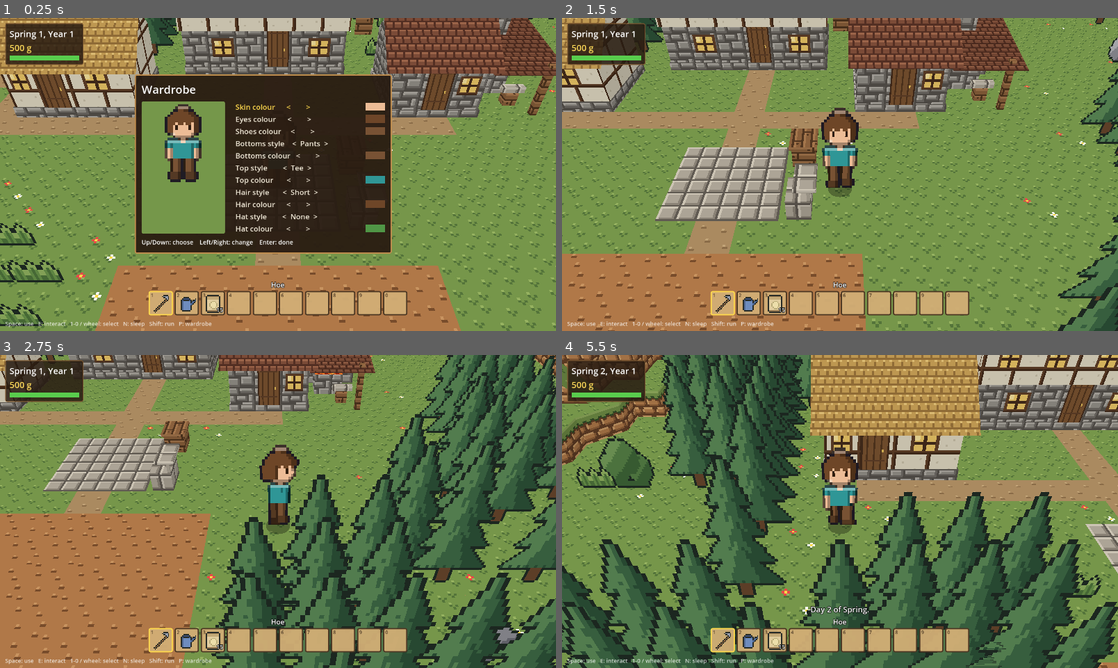
Above: before the commit, frames 1-4 (two rows, left to right).
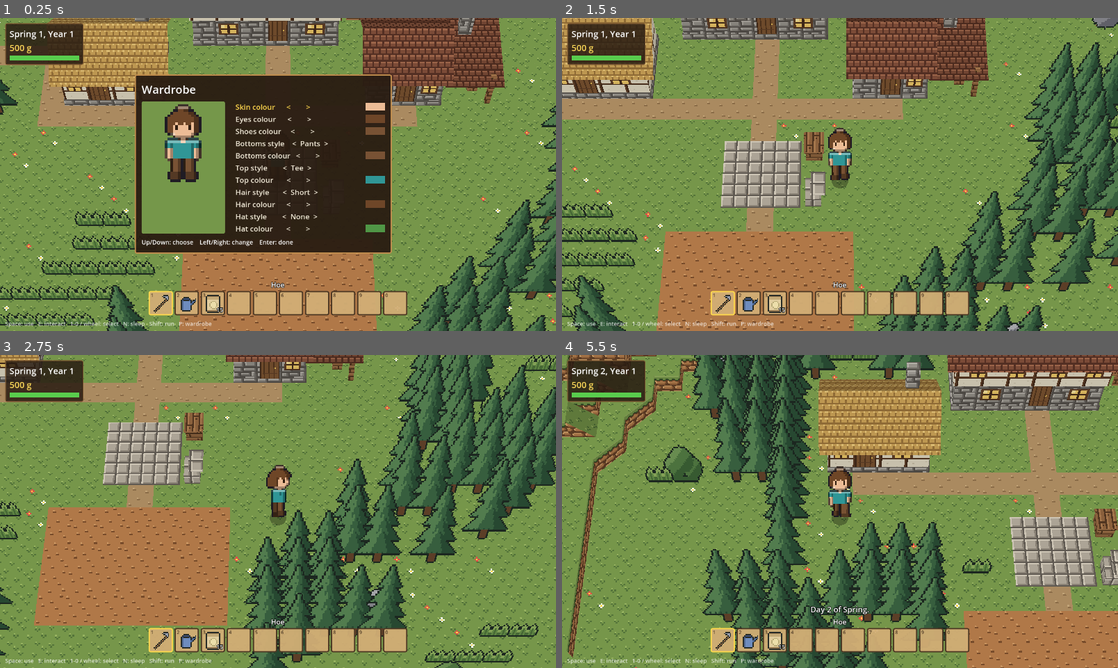
Above: after the commit, the same moments.

Repository: grimechristopher/procedural-game
Game: Godot game, scene res://scenes/main.tscn
Same seed, same stepped clock (60 frames per second), same inputs: the game is played once before the commit and once after it.
Inputs (mouse positions are in pixels of both pictures, inside the frame that each line leads up to):
- Up to frame 1 (0.25 s): no input
- Up to frame 2 (1.5 s): tap Enter (ui_accept) at 0.5, 0.77 s; move the mouse to (962, 158) at 0.52 s; hold D (move_right) 0.53-1.28 s; hold Mouse wheel down (hotbar_next) 0.53-1.28 s; click (962, 158) at 0.67 s; move the mouse to (728, 190) at 1.27 s; hold S (move_down) from 1.28 s (still down); tap Mouse wheel up (hotbar_prev) at 1.35 s
- Up to frame 3 (2.75 s): tap Enter (ui_accept) at 1.52 s; move the mouse to (333, 442) at 2.02 s; release S (move_down) at 2.03 s; hold D (move_right) from 2.03 s (still down); hold E (interact) from 2.03 s (still down)
- Up to frame 4 (5.5 s): move the mouse to (812, 574) at 2.77 s; release D (move_right) at 2.78 s; release E (interact) at 2.78 s; hold W (move_up) 2.78-3.53 s; tap R (regenerate) at 2.85 s; click (812, 574) at 2.92 s; tap Enter (ui_accept) at 3.02, 3.77, 4.52 s; move the mouse to (1006, 558) at 3.52 s; hold Shift (run) 3.53-4.28 s; hold A (move_left) 3.53-5.03 s; move the mouse to (673, 464) at 4.27 s; tap N (sleep) at 4.35 s; move the mouse to (867, 511) at 5.02 s; hold S (move_down) from 5.03 s (still down); hold Space (use_tool) from 5.03 s (still down); click (867, 511) at 5.17 s

The runs differ from the first frame. In frame 1, 38% of the frame differs, in the area x 0-100%, y 0-100%; in frame 2, 56%; in frame 3, 60%; in frame 4, 69%.

Commit message:
Match HGSS's field camera: 59 degrees down, 16.2 degree FOV
Values from HGSS's camera setup (identical to Platinum's, per the pret
decompilations): pitch 59.05 degrees, vertical FOV 16.18 degrees, 41.7
tiles away, which frames about 12 tiles top to bottom like the DS screen.
Sprite stretch follows the new pitch.

Co-Authored-By: Claude Opus 5.5 <noreply@anthropic.com>
Claude-Session: https://claude.ai/code/session_01QBAyNdiLYtBbpQzeaWaTYf

Diff:
--- a/scenes/main.tscn
+++ b/scenes/main.tscn
@@ -54,7 +54,7 @@
 
 [node name="Camera" type="Camera3D" parent="Player"]
 script = ExtResource("6_camera")
-fov = 40.0
+fov = 16.18
 
 [node name="Farm" type="Node3D" parent="." node_paths=PackedStringArray("world")]
 script = ExtResource("4_farm")
--- a/scripts/follow_camera.gd
+++ b/scripts/follow_camera.gd
@@ -1,17 +1,26 @@
 extends Camera3D
 
-## Fixed-angle follow camera, HGSS / Black & White style: always faces
-## north (-Z), pitched down at a set angle, and never rotates. It's a child
-## of the player, so it follows them; only the angle and distance live here.
+## Fixed-angle follow camera, HGSS style: always faces north (-Z), pitched
+## down at a set angle, and never rotates. It's a child of the player, so it
+## follows them; only the angle and distance live here.
+##
+## The defaults are HGSS's field camera (the same as Platinum's, per the pret
+## decompilations): 59.05 degrees down, a narrow 16.2 degree vertical field
+## of view, and 41.7 tiles away, which shows about 12 tiles top to bottom,
+## the DS screen's 192 px. Being far away with a narrow lens is what makes
+## it look nearly flat.
 
 ## Degrees below horizontal.
-@export var pitch := 40.0
+@export var pitch := GridWorld.CAMERA_PITCH_DEGREES
+## Vertical field of view, in degrees.
+@export var view_angle := 16.18
 ## Distance from the point it looks at, just above the player's feet.
-@export var distance := 11.0
+@export var distance := 41.68
 @export var look_height := 0.5
 
 
 func _ready() -> void:
+	fov = view_angle
 	var angle := deg_to_rad(pitch)
 	var target := Vector3(0, look_height, 0)
 	transform = Transform3D(Basis(Vector3.RIGHT, -angle),
--- a/scripts/world.gd
+++ b/scripts/world.gd
@@ -63,7 +63,8 @@
 ## Sprites (props, crops, the player) stand upright and are stretched
 ## vertically by 1 / cos(pitch), so from the fixed camera they look as if
 ## they faced it square on, without leaning into the cell behind them.
-const CAMERA_PITCH_DEGREES := 40.0
+## The pitch is HGSS's and Platinum's field camera (see FollowCamera).
+const CAMERA_PITCH_DEGREES := 59.05
 const SPRITE_STRETCH := 1.0 / cos(deg_to_rad(CAMERA_PITCH_DEGREES))
 
 ## Gameplay tags per tile. Systems like farming ask what a cell is tagged
Not shown, changed: documentation/art/README.md
